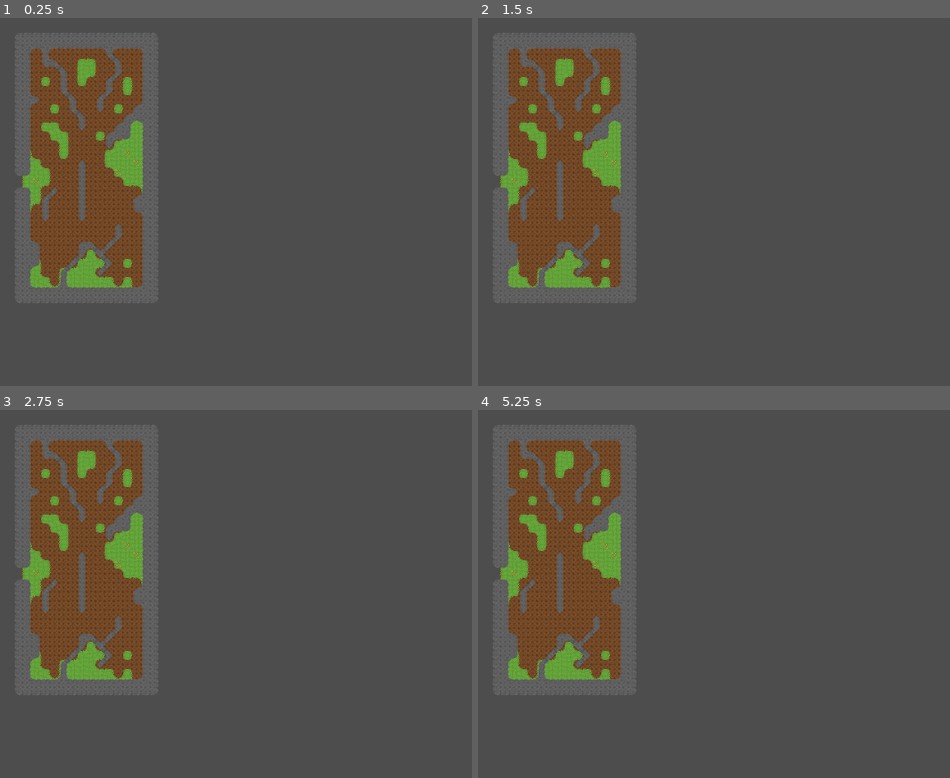
Above: before the commit, frames 1-4 (two rows, left to right).
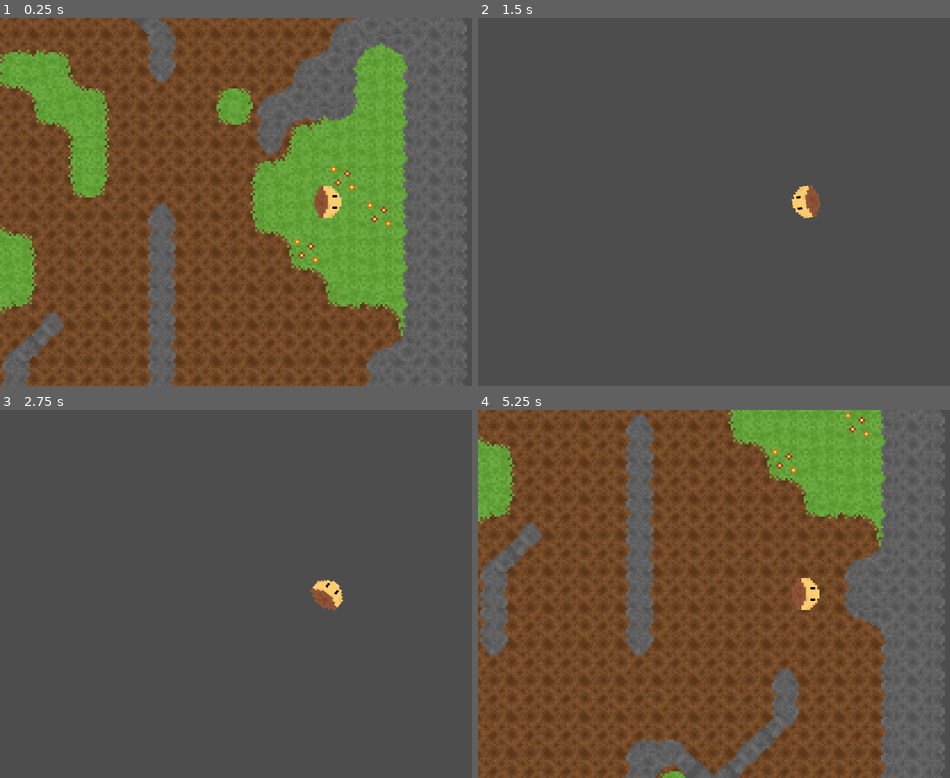
Above: after the commit, the same moments.

Repository: Auseawesome/a-gneiss-expedition
Game: Godot game, scene res://world.tscn
Two runs of this game, one before a commit and one after it. Both use one fixed random seed, a clock stepped at 60 frames per second and the inputs below.
Inputs (mouse positions are in pixels of both pictures, inside the frame that each line leads up to):
- Up to frame 1 (0.25 s): no input
- Up to frame 2 (1.5 s): tap Enter at 0.5 s; move the mouse to (outside the picture) at 0.52 s; hold Right (ui_right) 0.53-1.28 s; move the mouse to (676, 220) at 1.27 s; hold Down (ui_down) from 1.28 s (still down)
- Up to frame 3 (2.75 s): tap Space at 2 s; move the mouse to (391, 513) at 2.02 s; release Down (ui_down) at 2.03 s; hold Right (ui_right) from 2.03 s (still down)
- Up to frame 4 (5.25 s): tap Enter at 2.75, 4.25 s; move the mouse to (775, 667) at 2.77 s; release Right (ui_right) at 2.78 s; hold Up (ui_up) 2.78-3.53 s; tap Space at 3.5 s; move the mouse to (outside the picture) at 3.52 s; hold Left (ui_left) 3.53-5.03 s; move the mouse to (610, 538) at 4.27 s; move the mouse to (836, 594) at 5.02 s; hold Down (ui_down) from 5.03 s (still down)

The runs differ from the first frame. In frame 1, 70% of the frame differs, in the area x 0-99%, y 0-100%; in frame 2, 15%; in frame 3, 15%; in frame 4, 69%.

Commit message:
Added ability to properly spawn player

Diff:
--- a/Scenes/Levels/goblin_level.tscn
+++ b/Scenes/Levels/goblin_level.tscn
@@ -92,3 +92,6 @@
 [node name="Decorations" type="TileMapLayer" parent="." unique_id=731850629]
 tile_map_data = PackedByteArray("AAANAA4AAAAAAAAAAAAOAA8AAAAAAAAAAAAMABAAAAAAAAAAAAADABEAAAAAAAAAAAA=")
 tile_set = SubResource("TileSet_e5b4w")
+
+[node name="Spawn" type="Node2D" parent="." unique_id=1018546668]
+position = Vector2(217, 250)
--- a/Scenes/Player.tscn
+++ b/Scenes/Player.tscn
@@ -1,17 +1,22 @@
 [gd_scene format=3 uid="uid://13ct00s5ay4h"]
 
 [ext_resource type="Script" uid="uid://doxmxuj04r2cr" path="res://Scripts/player.gd" id="1_kyqiw"]
-[ext_resource type="Texture2D" uid="uid://oodcaeciyqqp" path="res://icon.svg" id="1_rpqav"]
+[ext_resource type="Texture2D" uid="uid://dv67ycakoa4e0" path="res://object_textures/player.png" id="2_kyqiw"]
 
-[sub_resource type="RectangleShape2D" id="RectangleShape2D_kyqiw"]
-size = Vector2(110, 110)
+[sub_resource type="CapsuleShape2D" id="CapsuleShape2D_128dr"]
+radius = 5.0
+height = 12.0
 
-[node name="Player" type="CharacterBody2D" unique_id=141793788]
+[node name="Player" type="CharacterBody2D" unique_id=1355926605]
 script = ExtResource("1_kyqiw")
 metadata/_custom_type_script = "uid://doxmxuj04r2cr"
 
-[node name="Sprite2D" type="Sprite2D" parent="." unique_id=1258386536]
-texture = ExtResource("1_rpqav")
+[node name="Sprite2D" type="Sprite2D" parent="." unique_id=1247923362]
+rotation = -1.5707964
+texture = ExtResource("2_kyqiw")
 
-[node name="CollisionShape2D" type="CollisionShape2D" parent="." unique_id=31516918]
-shape = SubResource("RectangleShape2D_kyqiw")
+[node name="CollisionShape2D" type="CollisionShape2D" parent="." unique_id=1886082092]
+shape = SubResource("CapsuleShape2D_128dr")
+
+[node name="Camera2D" type="Camera2D" parent="." unique_id=961128367]
+zoom = Vector2(4, 4)
--- a/Scenes/Test.tscn
+++ b/Scenes/Test.tscn
@@ -5,10 +5,6 @@
 [ext_resource type="PackedScene" uid="uid://xfjk668ehd0l" path="res://Scenes/KingGoblin.tscn" id="3_0dy5s"]
 
 [node name="Node2D" type="Node2D" unique_id=366496985]
-
-[node name="Camera2D" type="Camera2D" parent="." unique_id=381550018]
-position = Vector2(271, 27)
-zoom = Vector2(4, 4)
 
 [node name="Goblin" parent="." unique_id=907832722 instance=ExtResource("2_gxb1y")]
 position = Vector2(100, 500)
--- a/tile_map_manager.gd
+++ b/tile_map_manager.gd
@@ -65,17 +65,25 @@
 	var rootNode: Node = scene.instantiate()
 	var floorTiles: TileMapLayer = rootNode.find_child("Floor")
 
+	if (!is_instance_valid(GlobalData.player)):
+		GlobalData.player = preload("res://Scenes/Player.tscn").instantiate()
+		add_child(GlobalData.player)
+
+	GlobalData.player.position = (rootNode.find_child("Spawn") as Node2D).position
+
 	if (decorationMap != null):
 		decorationMap.queue_free()
 
 	decorationMap = rootNode.find_child("Decorations")
 	decorationMap.position = Vector2(8, 8)
+	decorationMap.owner = null
 	decorationMap.reparent(self)
 
 	for tile: Vector2i in floorTiles.get_used_cells():
 		set_tile_mat(tile, floorTiles.get_cell_source_id(tile) as FloorMaterial)
 
-	floorTiles.queue_free()
+	rootNode.queue_free()
+	GlobalData.player.move_to_front()
 
 func get_tile_mat(pos: Vector2i):
 	if (tile_grid.has(pos)):
Binary file added: object_textures/player.png
Not shown, added: object_textures/player.png.import
